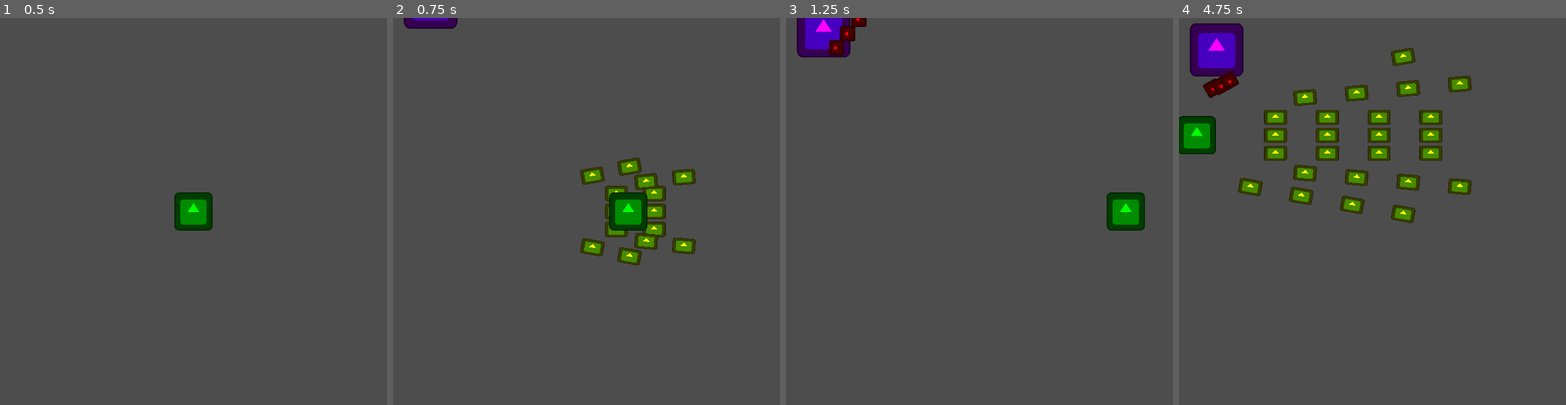
Above: before the commit, frames 1-4 (left to right).
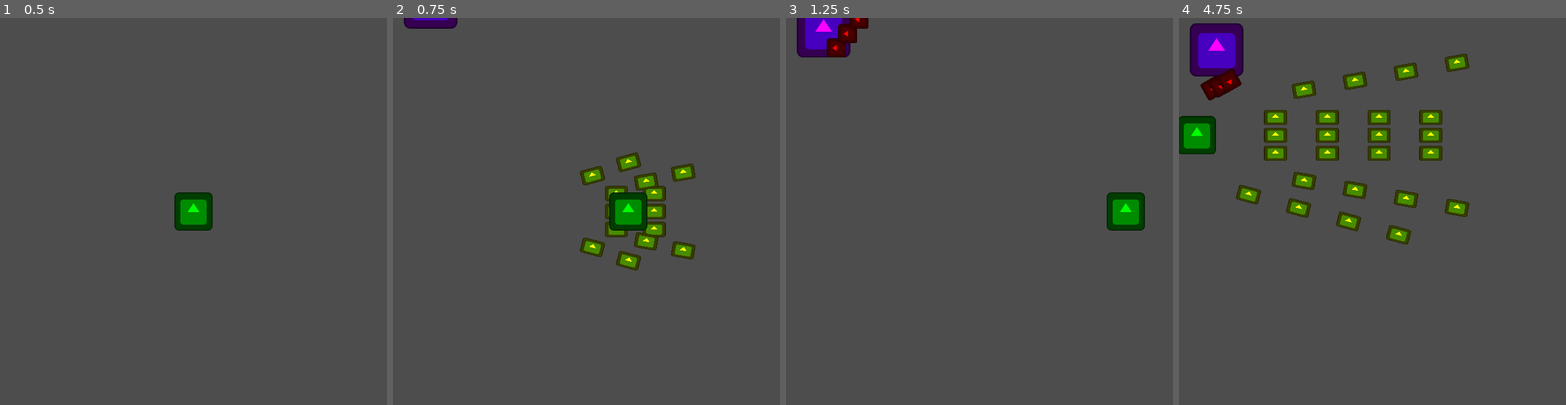
Above: after the commit, the same moments.

Repository: Zeroeth-0/Gatogun
Game: Godot game, scene res://scenes/levels/world.tscn
Two runs of this game, one before a commit and one after it. Both use one fixed random seed, a clock stepped at 60 frames per second and the inputs below. The engine's default icon, where the game draws it, is replaced by a stand-in: a white triangle on a blue panel in a dark square.
Inputs:
- Up to frame 1 (0.5 s): no input
- Up to frame 2 (0.75 s): tap Enter at 0.5 s; hold Right (RIGHT) from 0.53 s (still down); tap C (A) at 0.6 s
- Up to frame 3 (1.25 s): keep holding Right (RIGHT)
- Up to frame 4 (4.75 s): release Right (RIGHT) at 1.28 s; hold Down (DOWN) 1.28-2.03 s; tap C (A) at 1.35, 2.3, 3.05, 3.8, 4.35 s; hold Right (RIGHT) 2.03-2.78 s; tap X (B) at 2.1 s; hold Up (UP) 2.78-3.53 s; tap S (X) at 2.85 s; hold Left (LEFT) from 3.53 s (still down); tap Z (Y) at 3.6 s

Frame 1 is identical in both runs. In frame 2, 0.9% of the frame differs, in the area x 48-79%, y 34-66%; in frame 3, 0.2%; in frame 4, 5.2%, in the area x 5-76%, y 7-59%.

Commit message:
Size Adjustment

Diff:
--- a/scenes/bullets/bullet.tscn
+++ b/scenes/bullets/bullet.tscn
@@ -13,7 +13,7 @@
 [node name="Sprite2D" type="Sprite2D" parent="." groups=["Damage"]]
 modulate = Color(1, 0, 0, 1)
 position = Vector2(2.98023e-07, 2.98023e-07)
-scale = Vector2(0.2, 0.2)
+scale = Vector2(0.25, 0.25)
 texture = ExtResource("2_kn77k")
 
 [node name="CollisionShape2D" type="CollisionShape2D" parent="." groups=["Damage"]]
--- a/scenes/bullets/heavy_bullet.tscn
+++ b/scenes/bullets/heavy_bullet.tscn
@@ -9,7 +9,6 @@
 z_index = 1
 script = ExtResource("1_1hj0i")
 speed = 1100.0
-damage = 2
 lifeTime = 0.4
 
 [node name="Sprite2D" type="Sprite2D" parent="."]
--- a/scenes/weapons/heavy_weapon.tscn
+++ b/scenes/weapons/heavy_weapon.tscn
@@ -19,16 +19,16 @@
 
 [node name="PlayerEmmiter4" parent="." instance=ExtResource("2_0mt0c")]
 position = Vector2(-50, -30)
-deviationAngle = -5.0
+deviationAngle = -10.0
 
 [node name="PlayerEmmiter5" parent="." instance=ExtResource("2_0mt0c")]
 position = Vector2(50, -30)
-deviationAngle = 5.0
+deviationAngle = 10.0
 
 [node name="PlayerEmmiter6" parent="." instance=ExtResource("2_0mt0c")]
 position = Vector2(-60, 60)
-deviationAngle = -10.0
+deviationAngle = -15.0
 
 [node name="PlayerEmmiter7" parent="." instance=ExtResource("2_0mt0c")]
 position = Vector2(60, 60)
-deviationAngle = 10.0
+deviationAngle = 15.0
--- a/scenes/weapons/normal_weapon.tscn
+++ b/scenes/weapons/normal_weapon.tscn
@@ -14,8 +14,8 @@
 
 [node name="PlayerEmmiter2" parent="." instance=ExtResource("2_8y3i1")]
 position = Vector2(-20, 30)
-deviationAngle = -5.0
+deviationAngle = -10.0
 
 [node name="PlayerEmmiter3" parent="." instance=ExtResource("2_8y3i1")]
 position = Vector2(20, 30)
-deviationAngle = 5.0
+deviationAngle = 10.0
